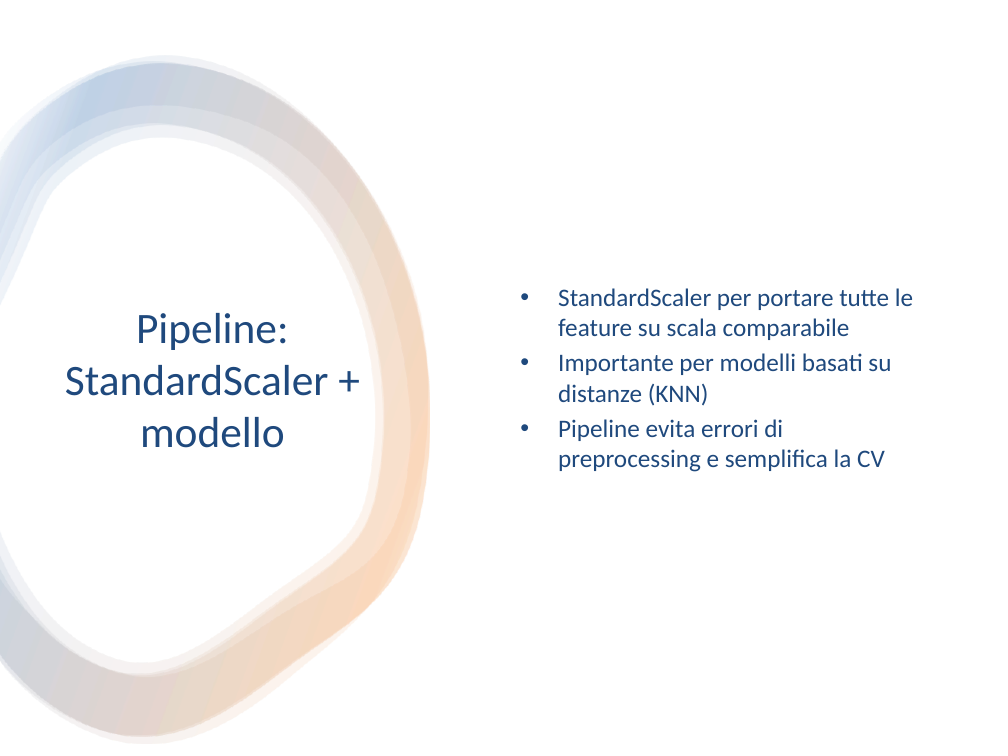
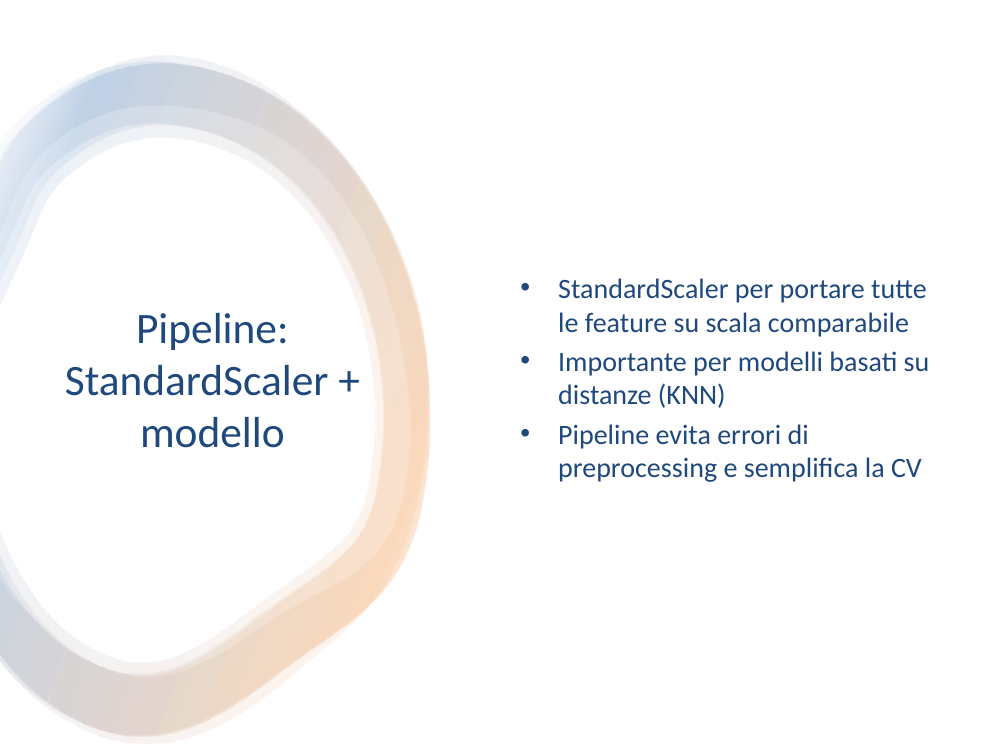
Before and after one commit to klausssssssssssssss/Classificazione_wine, a slide deck: slide 5 of Classificazione_wine.pptx. Drawn at 1008x756 pixels with LibreOffice and Linux fonts; fonts in the diff are those of the drawing. Boxes give left, top, right and bottom in pixels: in the first picture for what was removed or moved away, otherwise in the second. Text is boxed around its words. In the diff, an @@ line names an element or a change of style, - is before the commit and + after.

```diff
--- a/Classificazione_wine.pptx
+++ b/Classificazione_wine.pptx
@@ text "StandardScaler per portare tutte le ..." at (558, 278, 930, 482): size 18 to 20 pt @@
```
Also in this commit, not shown: 5 other slides changed.
